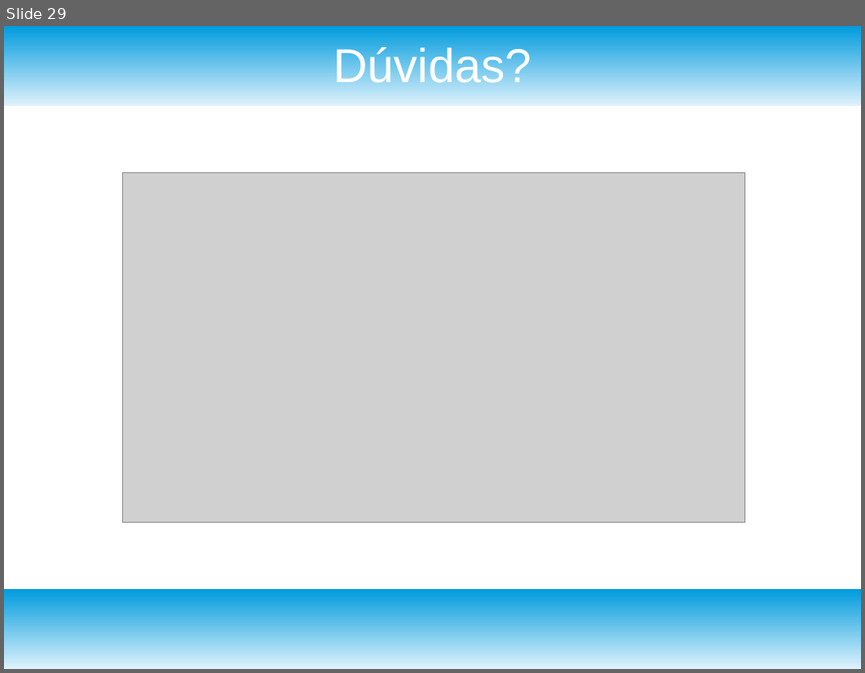
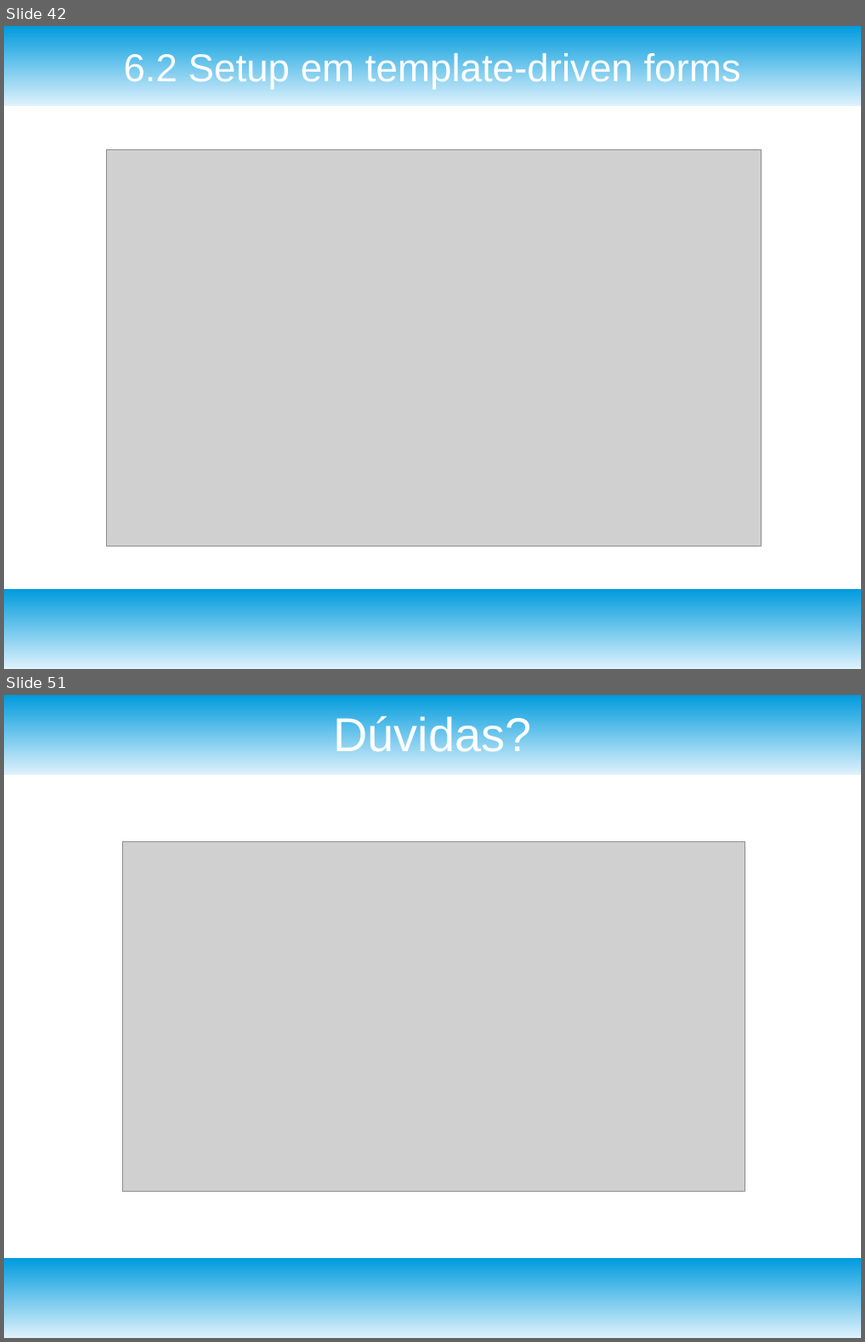
Before and after one commit to josivanribeiro/treinamentoangular, a slide deck: TreinamentoAngular_Aula_3.odp. Shown one above the other, each under a label of ours: slide 29 before the commit, slides 42 and 51 after it; the slides between them are not shown. The pictures are 865x673 and 865x1342 pixels, drawn with LibreOffice and Linux fonts; fonts in the diff are those of the drawing; grey boxes stand for pictures. Boxes give left, top, right and bottom in pixels: in the first picture for what was removed or moved away, otherwise in the second. Text is boxed around its words. In the diff, an @@ line names an element or a change of style, - is before the commit and + after.

Commit message:
Added forms content.

```diff
--- a/TreinamentoAngular_Aula_3.odp
+++ b/TreinamentoAngular_Aula_3.odp
@@ slide 42 added at <box>4,26,861,669</box>, background #FFFFFF; not listed: 2 template elements that a slide beside it also shows @@
@@ title added at <box>124,52,741,90</box>, 36 pt, text #FFFFFF @@
+6.2 Setup em template-driven forms
@@ picture added at <box>107,149,760,546</box> @@
@@ what was slide 29 is now slide 51 @@
```
Also in this commit, not shown: 5 slides changed, 21 other slides added, 14 other files.
